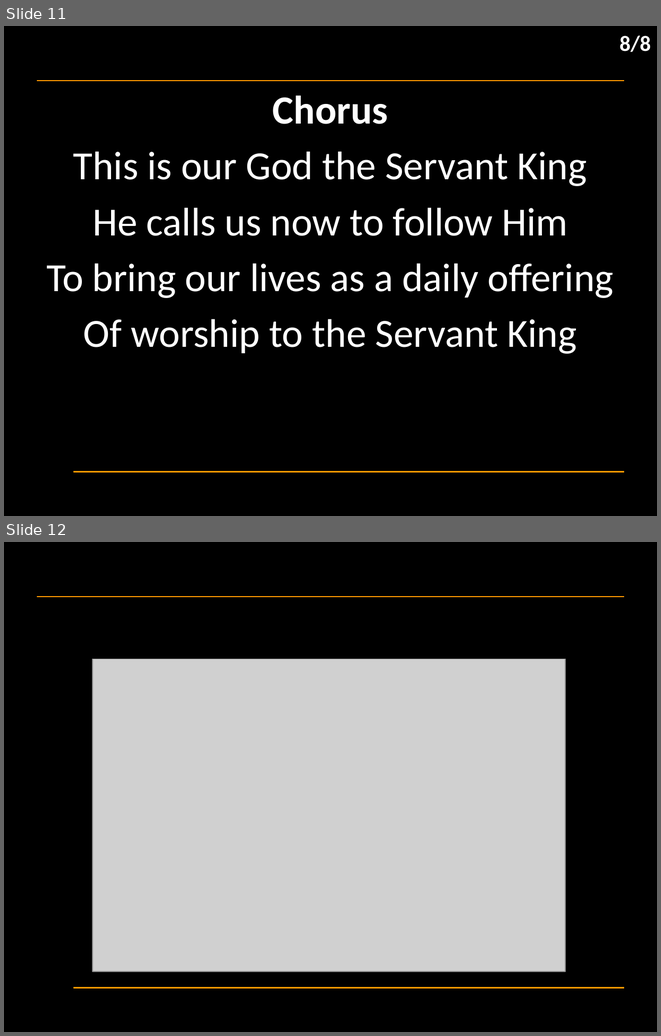
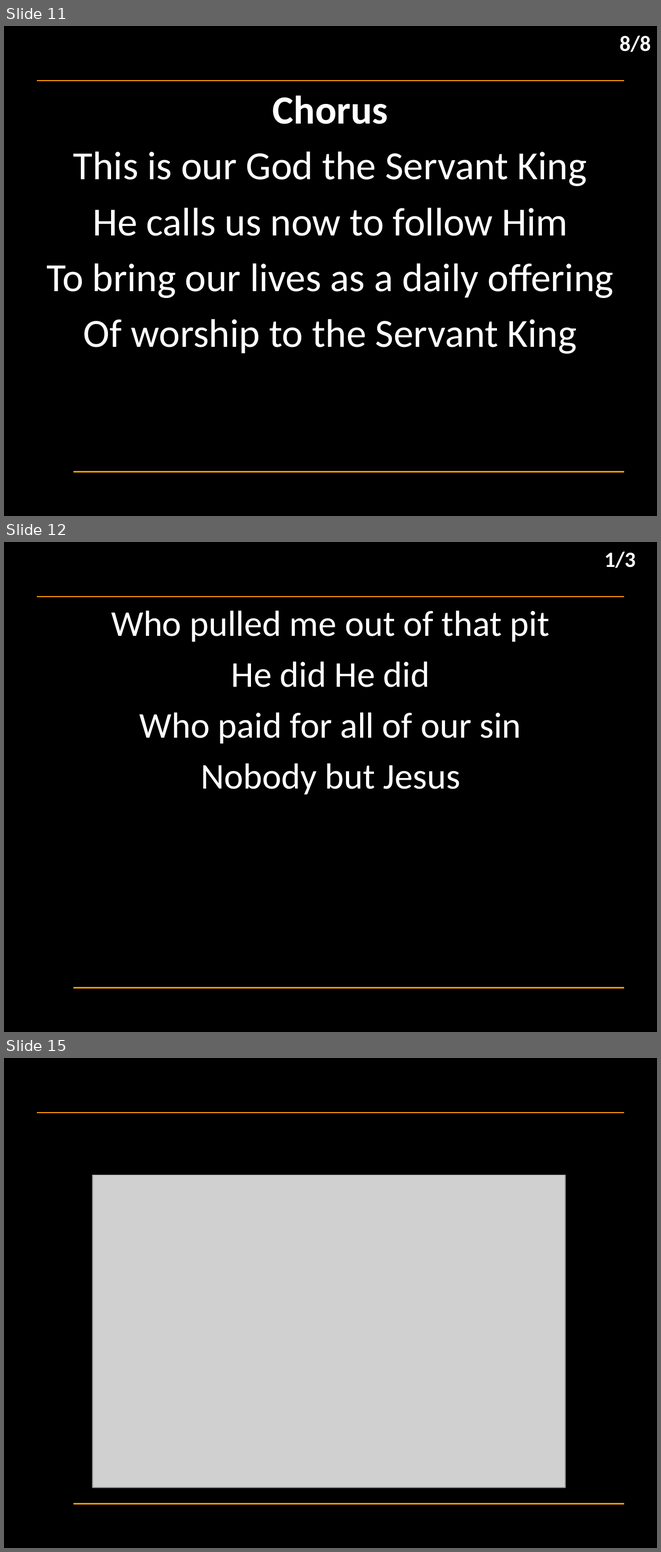
Before and after one commit to hoo-are-ya/worship, a slide deck: docs/songs_2024-11-24.pptx. Shown one above the other, each under a label of ours: slides 11 and 12 before the commit, slides 11, 12 and 15 after it; the slides between them are not shown. The pictures are 661x1036 and 661x1552 pixels, drawn with LibreOffice and Linux fonts; fonts in the diff are those of the drawing; grey boxes stand for pictures; background and template pictures are left out. Boxes give left, top, right and bottom in pixels: in the first picture for what was removed or moved away, otherwise in the second. Text is boxed around its words. In the diff, an @@ line names an element or a change of style, - is before the commit and + after.

```diff
--- a/docs/songs_2024-11-24.pptx
+++ b/docs/songs_2024-11-24.pptx
@@ slide 12 added at (4, 542, 657, 1032), background #000000; not listed: 2 template elements that a slide beside it also shows @@
@@ text added at (604, 552, 636, 568), 24 pt, text #FFFFFF, bold @@
+1/3
@@ subtitle added at (111, 610, 549, 794), 40 pt, text #FFFFFF @@
+Who pulled me out of that pit
+He did He did
+Who paid for all of our sin
+Nobody but Jesus
@@ what was slide 12 is now slide 15 @@
```
Also in this commit, not shown: 2 other slides added, 1 other file.
